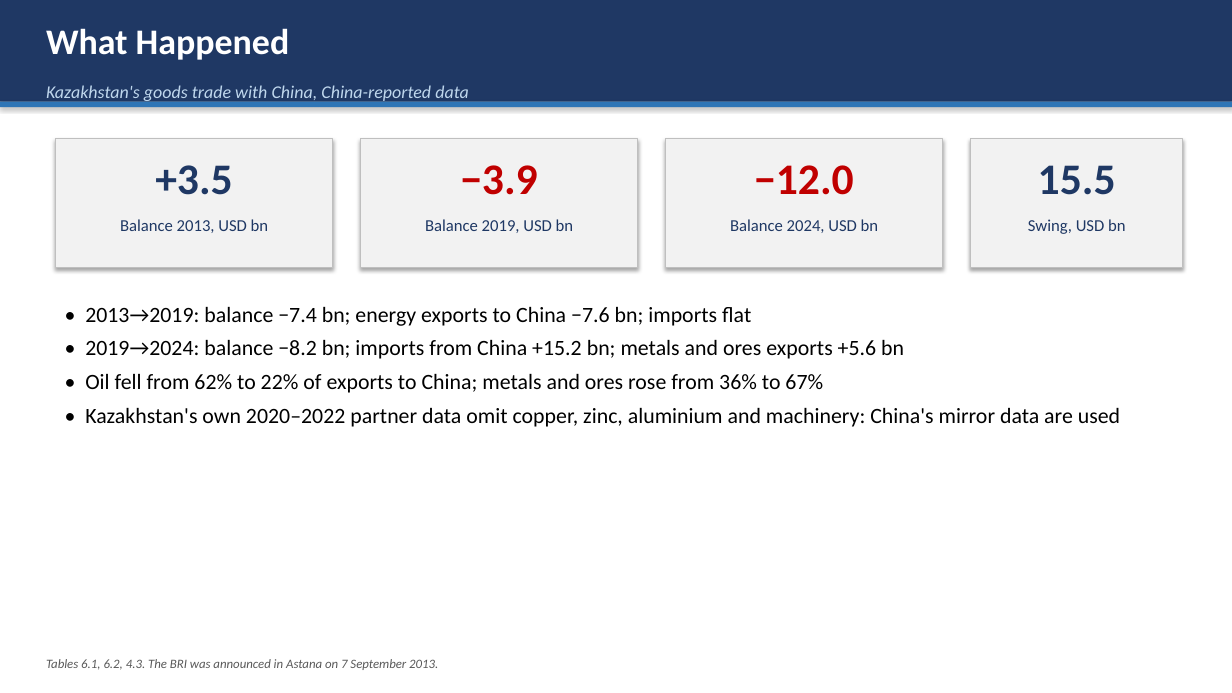
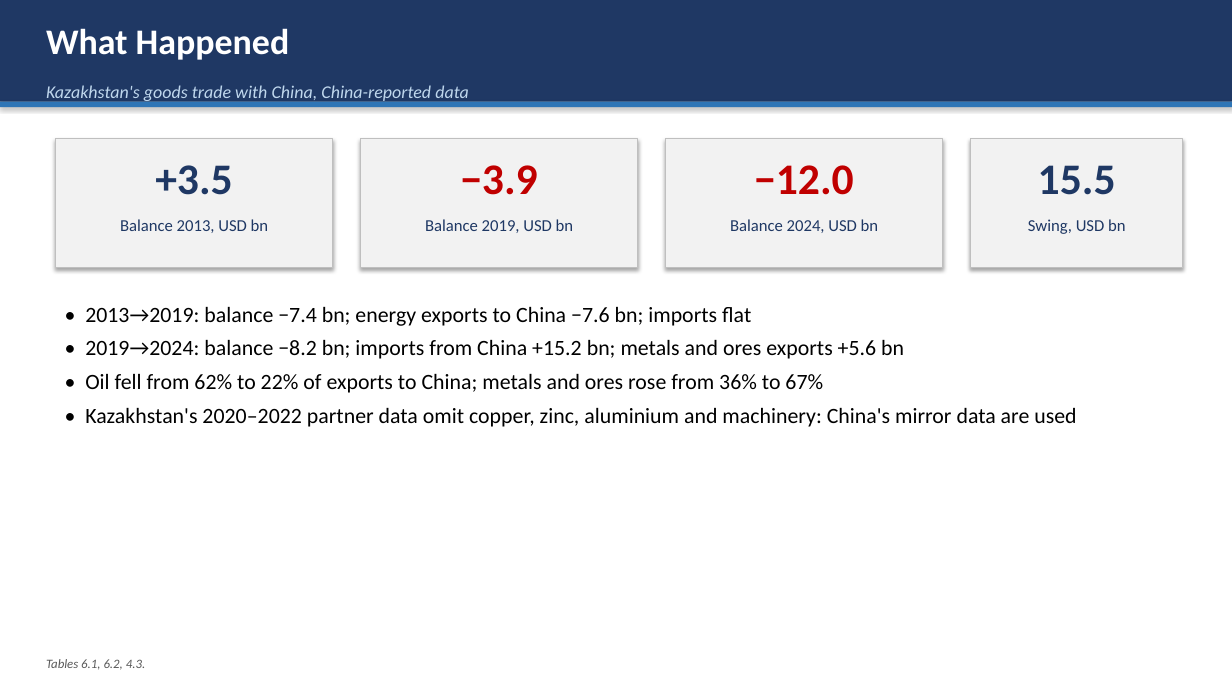
Before and after one commit to omirbeknikar-ship-it/dissertation-final, a slide deck: slide 2 of Paper/defense_presentation.pptx. Drawn at 1232x693 pixels with LibreOffice and Linux fonts; fonts in the diff are those of the drawing. Boxes give left, top, right and bottom in pixels: in the first picture for what was removed or moved away, otherwise in the second. Text is boxed around its words. In the diff, an @@ line names an element or a change of style, - is before the commit and + after.

```diff
--- a/Paper/defense_presentation.pptx
+++ b/Paper/defense_presentation.pptx
@@ text at <box>85,408,1076,427</box>: text changed @@
-• Kazakhstan's own 2020–2022 partner data omit copper, zinc, aluminium and machinery: China's mirror data are used
+• Kazakhstan's 2020–2022 partner data omit copper, zinc, aluminium and machinery: China's mirror data are used
@@ text at <box>46,659,145,670</box>: text changed @@
-Tables 6.1, 6.2, 4.3. The BRI was announced in Astana on 7 September 2013.
+Tables 6.1, 6.2, 4.3.
```
Also in this commit, not shown: 11 other slides changed, 3 slides added, 3 slides removed, 26 other files.
